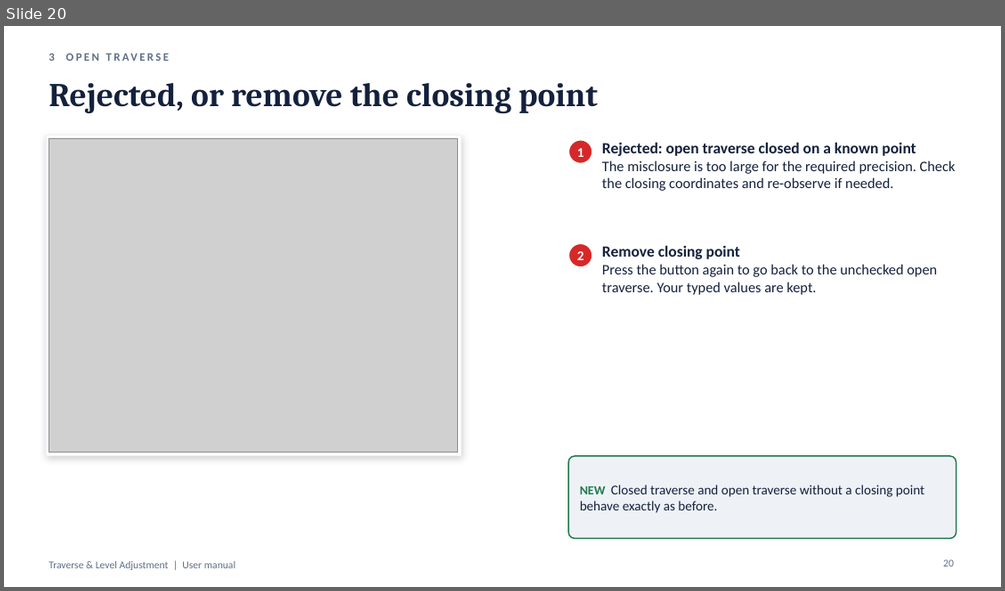
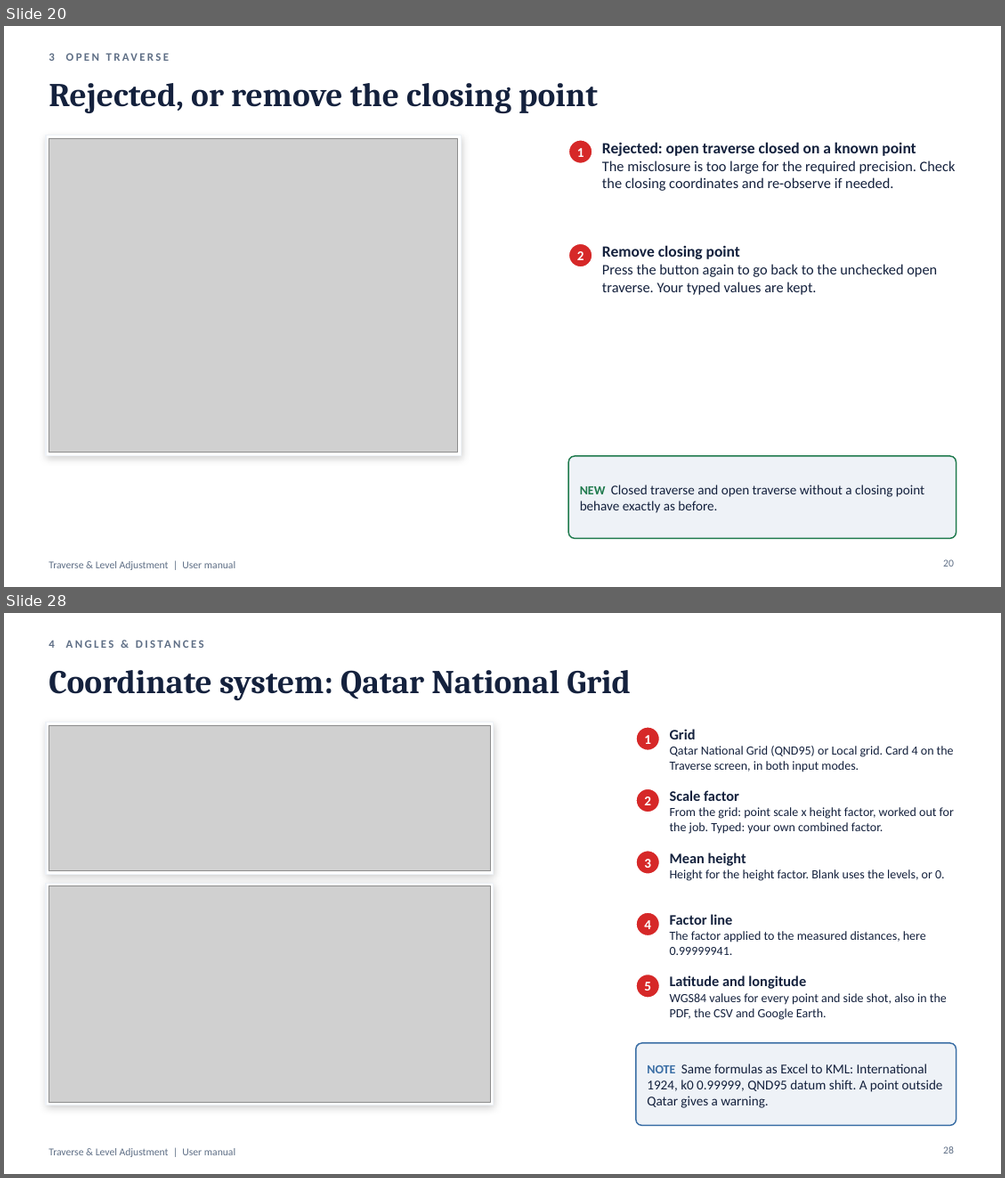
Before and after one commit to Asjad-Mehmood/KML-WEBSITE-, a slide deck: public/traverse/Traverse-Level-User-Manual.pptx. Shown one above the other, each under a label of ours: slide 20 before the commit, slides 20 and 28 after it; the slides between them are not shown. The pictures are 1005x591 and 1005x1178 pixels, drawn with LibreOffice and Linux fonts; fonts in the diff are those of the drawing; grey boxes stand for pictures. Boxes give left, top, right and bottom in pixels: in the first picture for what was removed or moved away, otherwise in the second. Text is boxed around its words. In the diff, an @@ line names an element or a change of style, - is before the commit and + after.

```diff
--- a/public/traverse/Traverse-Level-User-Manual.pptx
+++ b/public/traverse/Traverse-Level-User-Manual.pptx
@@ slide 28 added at [4,613,1001,1174], background #FFFFFF; not listed: 1 template element that a slide beside it also shows @@
@@ text added at [48,640,54,648], 11 pt, text #5F6F86, bold @@
+4 ANGLES & DISTANCES
@@ text added at [48,670,631,701], 32 pt, text #14213D, bold @@
+Coordinate system: Qatar National Grid
@@ rectangle added at [46,722,494,874], fill #FFFFFF, outline #EEF2F7 1 pt @@
@@ picture added at [48,725,491,871] @@
@@ ellipse added at [636,727,660,751], fill #D62828, outline #FFFFFF 1.5 pt @@
@@ text added at [644,735,651,744], 13 pt, text #FFFFFF, bold @@
+1
@@ text added at [670,729,954,772], 12 pt, text #14213D @@
+Grid
+Qatar National Grid (QND95) or Local grid. Card 4 on the Traverse screen, in both input modes.
@@ ellipse added at [636,788,660,812], fill #D62828, outline #FFFFFF 1.5 pt @@
@@ text added at [644,796,651,805], 13 pt, text #FFFFFF, bold @@
+2
@@ text added at [670,790,954,834], 12 pt, text #14213D @@
+Scale factor
+From the grid: point scale x height factor, worked out for the job. Typed: your own combined factor.
@@ ellipse added at [636,850,660,874], fill #D62828, outline #FFFFFF 1.5 pt @@
@@ text added at [670,852,945,881], 12 pt, text #14213D @@
+Mean height
+Height for the height factor. Blank uses the levels, or 0.
@@ text added at [644,859,651,868], 13 pt, text #FFFFFF, bold @@
+3
@@ rectangle added at [46,883,494,1105], fill #FFFFFF, outline #EEF2F7 1 pt @@
@@ picture added at [48,886,491,1102] @@
@@ ellipse added at [636,912,660,936], fill #D62828, outline #FFFFFF 1.5 pt @@
@@ text added at [644,920,651,929], 13 pt, text #FFFFFF, bold @@
+4
@@ text added at [670,914,926,955], 12 pt, text #14213D @@
+Factor line
+The factor applied to the measured distances, here 0.99999941.
@@ ellipse added at [636,974,660,998], fill #D62828, outline #FFFFFF 1.5 pt @@
@@ text added at [644,981,651,990], 13 pt, text #FFFFFF, bold @@
+5
@@ text added at [670,975,947,1020], 12 pt, text #14213D @@
+Latitude and longitude
+WGS84 values for every point and side shot, also in the PDF, the CSV and Google Earth.
@@ rounded rectangle added at [636,1043,956,1126], fill #EEF2F7, outline #3A6EA5 1.25 pt @@
@@ text added at [647,1063,943,1108], 13 pt, text #14213D @@
+NOTE Same formulas as Excel to KML: International 1924, k0 0.99999, QND95 datum shift. A point outside Qatar gives a warning.
@@ page number added at [943,1146,954,1153], 10 pt, text #5F6F86 @@
+28
```
Also in this commit, not shown: 14 slides changed, 8 other slides added, 22 other files.
